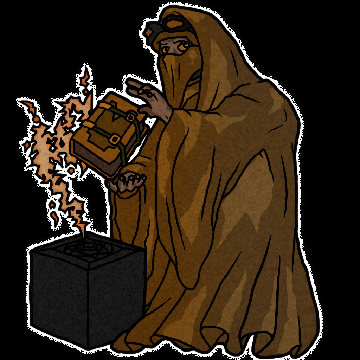
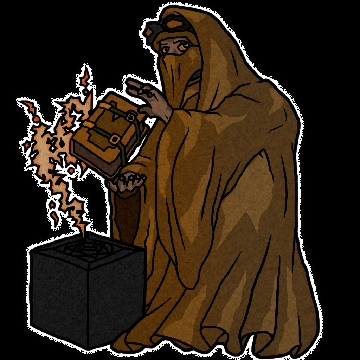
Layered file, before and after one edit (w=360, h=360). Changes by layer:
added layer "Layer 47" (35%) in group "color" over [116, 188, 139, 199]
added layer "Layer 46" (50%) in group "color" over [115, 188, 142, 247]
